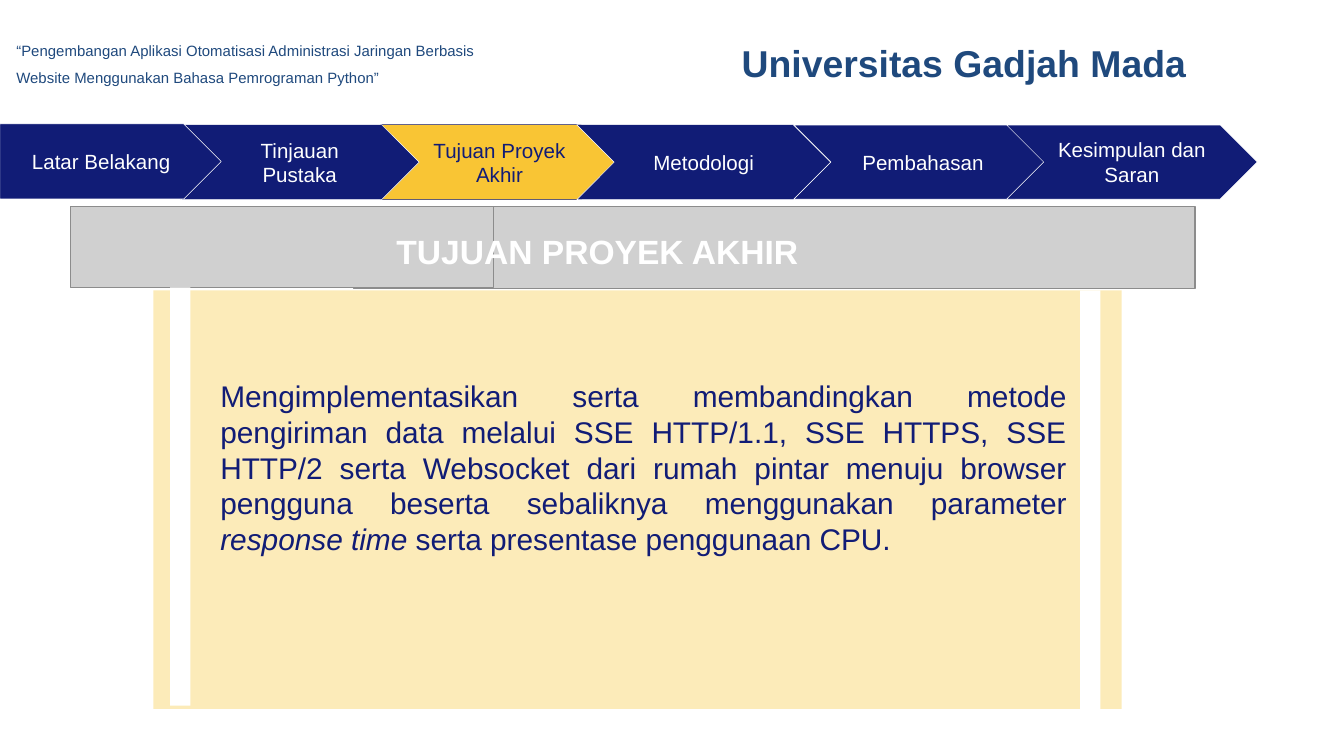
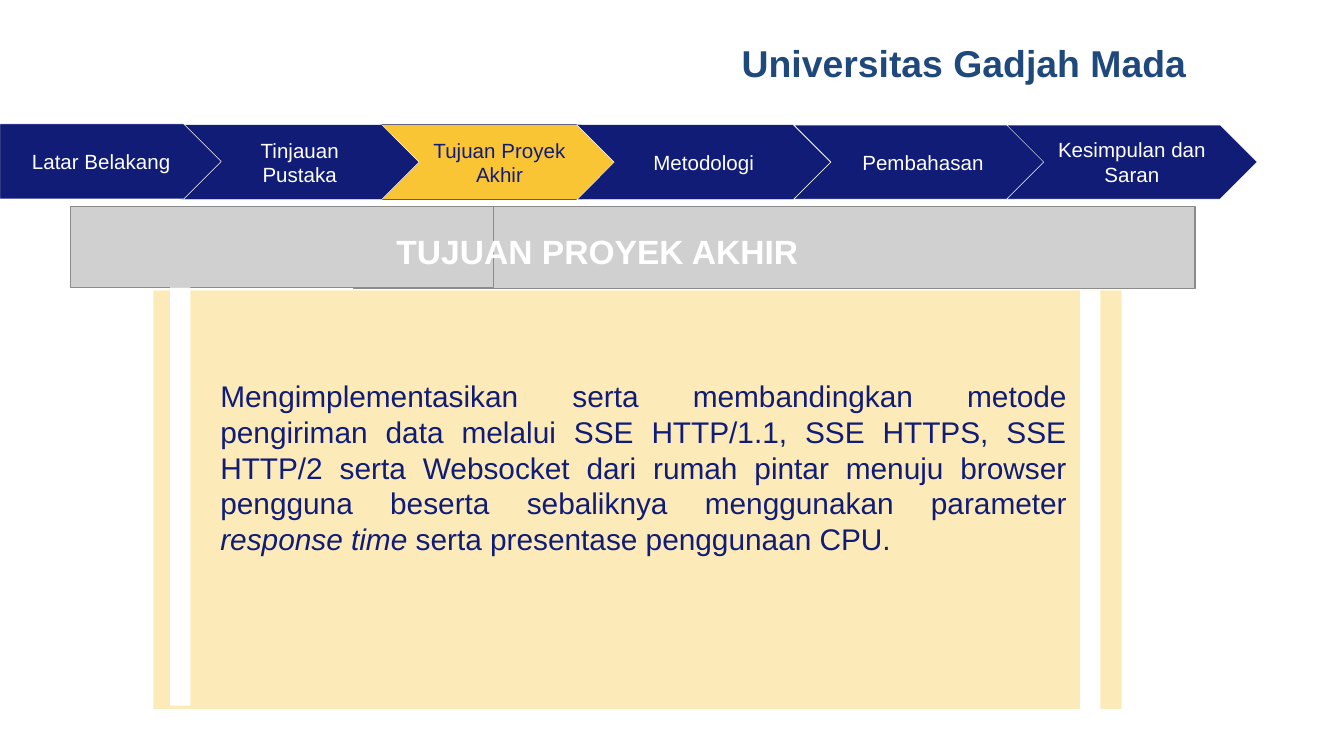
Before and after one commit to rusminto/ws_sse, a slide deck: slide 18 of berkas/ppt muham.pptx (slide 20 before the commit). Drawn at 1344x756 pixels with LibreOffice and Linux fonts; fonts in the diff are those of the drawing; grey boxes stand for pictures; background and template pictures are left out. Boxes give left, top, right and bottom in pixels: in the first picture for what was removed or moved away, otherwise in the second. Text is boxed around its words. In the diff, an @@ line names an element or a change of style, - is before the commit and + after.

```diff
--- a/berkas/ppt muham.pptx
+++ b/berkas/ppt muham.pptx
@@ text removed at [16, 45, 474, 86] @@
-“Pengembangan Aplikasi Otomatisasi Administrasi Jaringan Berbasis Website Menggunakan Bahasa Pemrograman Python”
```
Also in this commit, not shown: 23 other slides changed, 2 slides removed, 50 other files.
